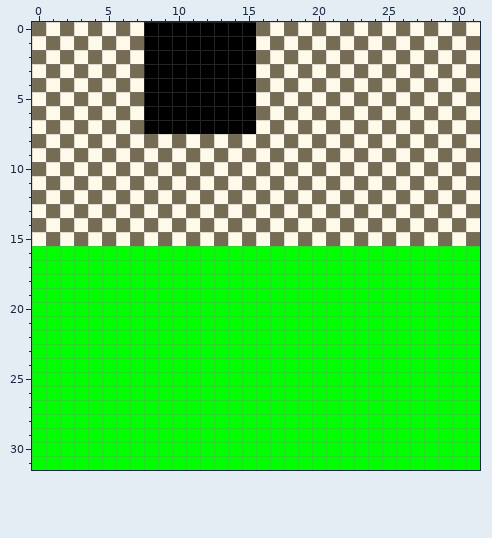
Two versions of one pixel-art sprite, www/tex.png. The picture above is the old version.
The file is 32x32 pixels.
The same view after the edit:
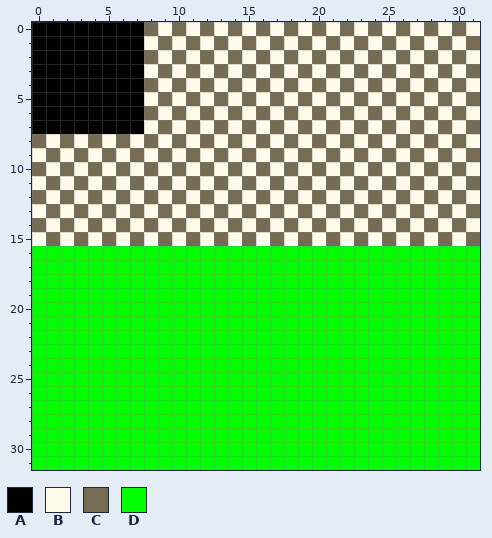
Palette (. is transparent): A #000000  B #fff9ea  C #766c53  D #00ff00
Change:
@@ x 0..17 @@
- 0 CBCBCBCBAAAAAAAACB
- 1 BCBCBCBCAAAAAAAABC
- 2 CBCBCBCBAAAAAAAACB
- 3 BCBCBCBCAAAAAAAABC
- 4 CBCBCBCBAAAAAAAACB
- 5 BCBCBCBCAAAAAAAABC
- 6 CBCBCBCBAAAAAAAACB
- 7 BCBCBCBCAAAAAAAABC
+ 0 AAAAAAAACBCBCBCBCB
+ 1 AAAAAAAABCBCBCBCBC
+ 2 AAAAAAAACBCBCBCBCB
+ 3 AAAAAAAABCBCBCBCBC
+ 4 AAAAAAAACBCBCBCBCB
+ 5 AAAAAAAABCBCBCBCBC
+ 6 AAAAAAAACBCBCBCBCB
+ 7 AAAAAAAABCBCBCBCBC
  8 CBCBCBCBCBCBCBCBCB
